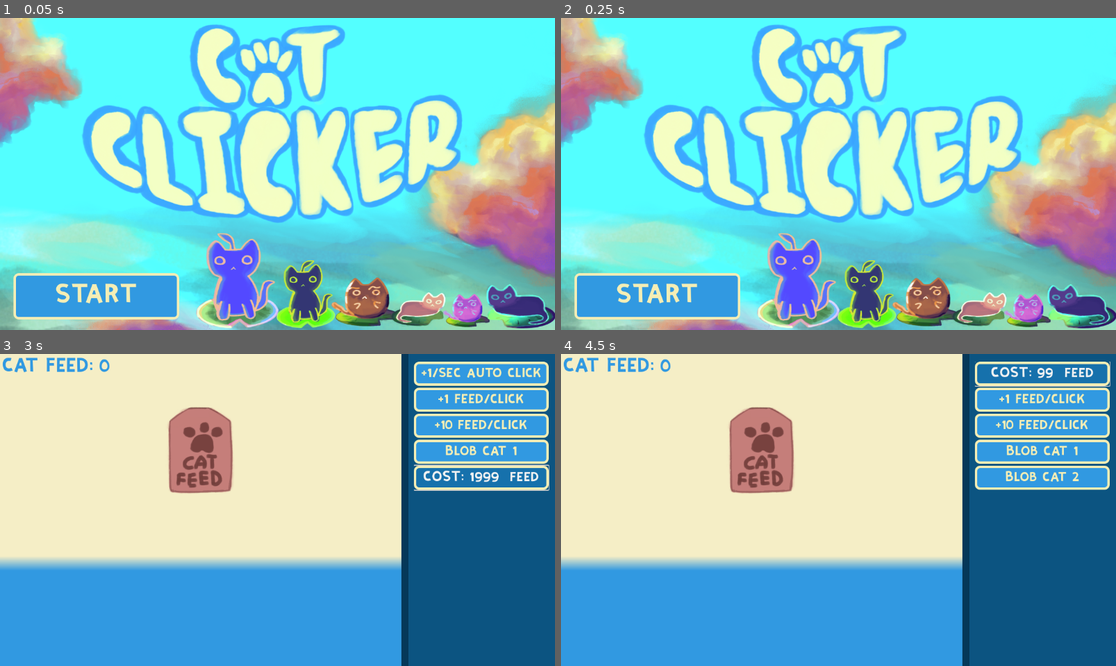
Above: before the commit, frames 1-4 (two rows, left to right).
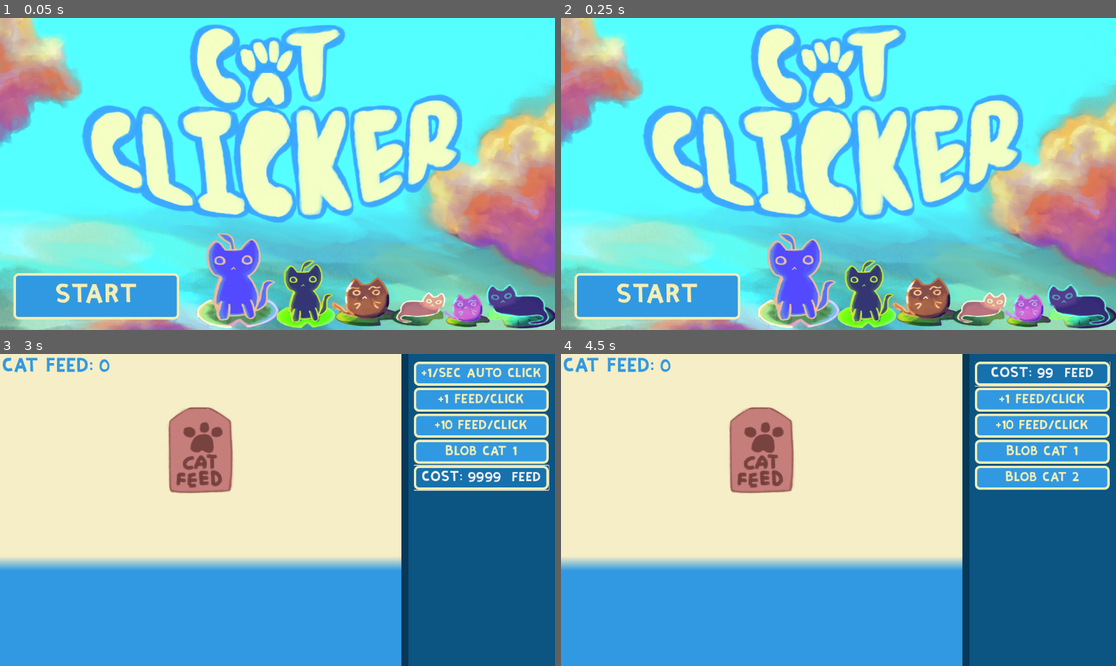
Above: after the commit, the same moments.

Repository: variidian/clicker-game
Game: Godot game, scene res://scenes/start_menu.tscn
The game is run twice, just before and just after one commit, with the same random seed, the same clock (stepped at 60 frames per second) and the same inputs.
Inputs:
- Up to frame 1 (0.05 s): no input
- Up to frame 2 (0.25 s): no input
- Up to frame 3 (3 s): click "START" at 0.5 s; click "+1 feed/click" at 1.25 s; click "COST: 10 feed" at 2 s; click "Blob cat 2" at 2.75 s
- Up to frame 4 (4.5 s): click "COST: 1999 feed" (after the commit: "COST: 9999 feed") at 3.5 s; click "+1/sec auto click" at 4.25 s

The runs differ from the first frame. In frame 1, less than 0.1% of the frame differs, in the area x 16-81%, y 6-60%; in frame 2, 2.5%, in the area x 14-84%, y 2-64%; in frame 3, 0.4%; in frame 4, nothing differs.

Commit message:
animation/frenzy multiplier event

Diff:
--- a/scenes/main_scene.gd
+++ b/scenes/main_scene.gd
@@ -17,8 +17,16 @@
 @onready var feeding_text = $Label2
 @onready var can_click := false
 @onready var tutorial = $tutorial
+@onready var in_frenzy := false
+@onready var frenzy_anim = $frenzy_animation
+@onready var frenzy_multiplier = 1
+@onready var frenzy_sprite = $frenzy
+@onready var frenzy_sprite2 = $frenzy1
+@onready var frenzy_timer = $frenzy_timer
 func _ready():
 	feeding_text.hide()
+	frenzy_sprite.hide()
+	frenzy_sprite2.hide()
 func _on_button_mouse_entered() -> void: #show price on hover
 	button.text = 'COST: 10  feed'
 func _on_button_mouse_exited() -> void:  #remove price after hover
@@ -41,9 +49,10 @@
 	cat_feed_count.text = "CAT FEED: " + str(clicky)
 	if can_click:
 		if Input.is_action_just_pressed("click"):
-			clicky += int(1) + int(additional_clicks)
+			clicky += (int(1) + int(additional_clicks)) * frenzy_multiplier
 			catfeed_animation.play("catfeed")
 			click.play()
+			chance_for_frenzy()
 
 
 
@@ -77,6 +86,18 @@
 		meow1.play()
 	if random_float >= 0.67:
 		meow2.play()
+func chance_for_frenzy():
+	var random_float = randf()
+	randomize()
+	if random_float <= 0.01:
+		do_frenzy()
+		in_frenzy = true
+func do_frenzy():
+	frenzy_anim.play("frenzy")
+	frenzy_multiplier = 2
+	frenzy_sprite.show()
+	frenzy_sprite2.show()
+	frenzy_timer.start()
 
 func _on_area_2d_mouse_entered() -> void:
 	can_click = true
@@ -96,14 +117,14 @@
 
 func _on_button_4_mouse_entered() -> void:
 	if not blobcat2_bought:
-			button4.text = "COST: 1999  feed"
+			button4.text = "COST: 9999  feed"
 	else:
 		button4.text = "BOUGHT"
 func _on_button_4_mouse_exited() -> void:
 	button4.text = "Blob cat 2"
 func _on_button_4_pressed() -> void:
-	if clicky >= 1999 and not blobcat2_bought:
-		clicky -= 1999
+	if clicky >= 9999 and not blobcat2_bought:
+		clicky -= 9999
 		blobcat2_animation.play("blobcat2_entry")
 		random_meow()
 		blobcat2_bought = true
@@ -130,3 +151,6 @@
 func _on_autoclick_timer_timeout() -> void:
 	clicky += autoclicker
 	click.play()
+
+func _on_frenzy_timer_timeout() -> void:
+	frenzy_multiplier = 1
--- a/scenes/main_scene.tscn
+++ b/scenes/main_scene.tscn
@@ -1,10 +1,12 @@
-[gd_scene load_steps=25 format=3 uid="uid://1dv6ilarv55s"]
+[gd_scene load_steps=30 format=3 uid="uid://1dv6ilarv55s"]
 
 [ext_resource type="Script" uid="uid://ih4sb51jg2l2" path="res://scenes/main_scene.gd" id="1_pw63i"]
 [ext_resource type="Theme" uid="uid://bodvmfg5g7y4n" path="res://assets/theme.tres" id="1_w2twt"]
 [ext_resource type="Texture2D" uid="uid://bbm8ihna3gjks" path="res://assets/blobcat1.png" id="3_7ykc4"]
 [ext_resource type="Texture2D" uid="uid://vdbwyw60vnmd" path="res://assets/cat_feed.png" id="4_pu3yx"]
 [ext_resource type="Texture2D" uid="uid://bgpngeaoshuw5" path="res://assets/blobcat2.png" id="5_gubc5"]
+[ext_resource type="Texture2D" uid="uid://bbr7utiwrid6n" path="res://assets/fre.png" id="6_c16ls"]
+[ext_resource type="Texture2D" uid="uid://bevwgiiego0cs" path="res://assets/nzy.png" id="7_18nlu"]
 
 [sub_resource type="StyleBoxFlat" id="StyleBoxFlat_pw63i"]
 bg_color = Color(0.9607843, 0.93333334, 0.7764706, 1)
@@ -184,6 +186,33 @@
 _data = {
 &"blobcat2_entry": SubResource("Animation_c16ls"),
 &"blobcat2_move": SubResource("Animation_c1pb6")
+}
+
+[sub_resource type="Animation" id="Animation_e1cbu"]
+length = 0.001
+tracks/0/type = "value"
+tracks/0/imported = false
+tracks/0/enabled = true
+tracks/0/path = NodePath("Label2:visible_ratio")
+tracks/0/interp = 1
+tracks/0/loop_wrap = true
+tracks/0/keys = {
+"times": PackedFloat32Array(0),
+"transitions": PackedFloat32Array(1),
+"update": 0,
+"values": [0.0]
+}
+tracks/1/type = "value"
+tracks/1/imported = false
+tracks/1/enabled = true
+tracks/1/path = NodePath("Label2:modulate")
+tracks/1/interp = 1
+tracks/1/loop_wrap = true
+tracks/1/keys = {
+"times": PackedFloat32Array(0),
+"transitions": PackedFloat32Array(1),
+"update": 0,
+"values": [Color(1, 1, 1, 0)]
 }
 
 [sub_resource type="Animation" id="Animation_6wevv"]
@@ -214,37 +243,119 @@
 "values": [Color(1, 1, 1, 0), Color(1, 1, 1, 1), Color(1, 1, 1, 1), Color(1, 1, 1, 0)]
 }
 
-[sub_resource type="Animation" id="Animation_e1cbu"]
-length = 0.001
-tracks/0/type = "value"
-tracks/0/imported = false
-tracks/0/enabled = true
-tracks/0/path = NodePath("Label2:visible_ratio")
-tracks/0/interp = 1
-tracks/0/loop_wrap = true
-tracks/0/keys = {
-"times": PackedFloat32Array(0),
-"transitions": PackedFloat32Array(1),
-"update": 0,
-"values": [0.0]
-}
-tracks/1/type = "value"
-tracks/1/imported = false
-tracks/1/enabled = true
-tracks/1/path = NodePath("Label2:modulate")
-tracks/1/interp = 1
-tracks/1/loop_wrap = true
-tracks/1/keys = {
-"times": PackedFloat32Array(0),
-"transitions": PackedFloat32Array(1),
-"update": 0,
-"values": [Color(1, 1, 1, 0)]
-}
-
 [sub_resource type="AnimationLibrary" id="AnimationLibrary_mngbo"]
 _data = {
 &"RESET": SubResource("Animation_e1cbu"),
 &"blobcat_feeding": SubResource("Animation_6wevv")
+}
+
+[sub_resource type="Animation" id="Animation_mngbo"]
+resource_name = "frenzy"
+length = 1.5
+tracks/0/type = "value"
+tracks/0/imported = false
+tracks/0/enabled = true
+tracks/0/path = NodePath("frenzy:position")
+tracks/0/interp = 1
+tracks/0/loop_wrap = true
+tracks/0/keys = {
+"times": PackedFloat32Array(0, 0.56666666, 1.5),
+"transitions": PackedFloat32Array(1, 1, 1),
+"update": 0,
+"values": [Vector2(420, 540), Vector2(425, 351), Vector2(420, 540)]
+}
+tracks/1/type = "value"
+tracks/1/imported = false
+tracks/1/enabled = true
+tracks/1/path = NodePath("frenzy1:position")
+tracks/1/interp = 1
+tracks/1/loop_wrap = true
+tracks/1/keys = {
+"times": PackedFloat32Array(0, 0.53333336, 1.5),
+"transitions": PackedFloat32Array(1, 1, 1),
+"update": 0,
+"values": [Vector2(431, 62), Vector2(438, 345), Vector2(431, 62)]
+}
+tracks/2/type = "value"
+tracks/2/imported = false
+tracks/2/enabled = true
+tracks/2/path = NodePath("frenzy:modulate")
+tracks/2/interp = 1
+tracks/2/loop_wrap = true
+tracks/2/keys = {
+"times": PackedFloat32Array(0, 0.5, 1.5),
+"transitions": PackedFloat32Array(1, 1, 1),
+"update": 0,
+"values": [Color(1, 1, 1, 0), Color(1, 1, 1, 1), Color(1, 1, 1, 0)]
+}
+tracks/3/type = "value"
+tracks/3/imported = false
+tracks/3/enabled = true
+tracks/3/path = NodePath("frenzy1:modulate")
+tracks/3/interp = 1
+tracks/3/loop_wrap = true
+tracks/3/keys = {
+"times": PackedFloat32Array(0, 0.5, 1.5),
+"transitions": PackedFloat32Array(1, 1, 1),
+"update": 0,
+"values": [Color(1, 1, 1, 0), Color(1, 1, 1, 1), Color(1, 1, 1, 0)]
+}
+
+[sub_resource type="Animation" id="Animation_4w45t"]
+length = 0.001
+tracks/0/type = "value"
+tracks/0/imported = false
+tracks/0/enabled = true
+tracks/0/path = NodePath("frenzy:position")
+tracks/0/interp = 1
+tracks/0/loop_wrap = true
+tracks/0/keys = {
+"times": PackedFloat32Array(0),
+"transitions": PackedFloat32Array(1),
+"update": 0,
+"values": [Vector2(420, 540)]
+}
+tracks/1/type = "value"
+tracks/1/imported = false
+tracks/1/enabled = true
+tracks/1/path = NodePath("frenzy1:position")
+tracks/1/interp = 1
+tracks/1/loop_wrap = true
+tracks/1/keys = {
+"times": PackedFloat32Array(0),
+"transitions": PackedFloat32Array(1),
+"update": 0,
+"values": [Vector2(431, 62)]
+}
+tracks/2/type = "value"
+tracks/2/imported = false
+tracks/2/enabled = true
+tracks/2/path = NodePath("frenzy:modulate")
+tracks/2/interp = 1
+tracks/2/loop_wrap = true
+tracks/2/keys = {
+"times": PackedFloat32Array(0),
+"transitions": PackedFloat32Array(1),
+"update": 0,
+"values": [Color(1, 1, 1, 0)]
+}
+tracks/3/type = "value"
+tracks/3/imported = false
+tracks/3/enabled = true
+tracks/3/path = NodePath("frenzy1:modulate")
+tracks/3/interp = 1
+tracks/3/loop_wrap = true
+tracks/3/keys = {
+"times": PackedFloat32Array(0),
+"transitions": PackedFloat32Array(1),
+"update": 0,
+"values": [Color(1, 1, 1, 1)]
+}
+
+[sub_resource type="AnimationLibrary" id="AnimationLibrary_4w45t"]
+_data = {
+&"RESET": SubResource("Animation_4w45t"),
+&"frenzy": SubResource("Animation_mngbo")
 }
 
 [node name="main_scene" type="Node2D"]
@@ -398,6 +509,24 @@
 back. "
 visible_characters = 0
 visible_ratio = 0.0
+
+[node name="frenzy_animation" type="AnimationPlayer" parent="."]
+libraries = {
+&"": SubResource("AnimationLibrary_4w45t")
+}
+
+[node name="frenzy" type="Sprite2D" parent="."]
+modulate = Color(1, 1, 1, 0)
+position = Vector2(420, 540)
+texture = ExtResource("6_c16ls")
+
+[node name="frenzy1" type="Sprite2D" parent="."]
+position = Vector2(431, 62)
+texture = ExtResource("7_18nlu")
+
+[node name="frenzy_timer" type="Timer" parent="."]
+wait_time = 60.0
+one_shot = true
 
 [connection signal="mouse_entered" from="ScrollContainer/VBoxContainer/autoclick_purchase" to="." method="_on_autoclick_purchase_mouse_entered"]
 [connection signal="mouse_exited" from="ScrollContainer/VBoxContainer/autoclick_purchase" to="." method="_on_autoclick_purchase_mouse_exited"]
@@ -421,3 +550,4 @@
 [connection signal="mouse_entered" from="blobcat2/meow2d" to="." method="_on_meow_2d_mouse_entered"]
 [connection signal="animation_finished" from="blobcat2_animation" to="." method="_on_blobcat_2_animation_animation_finished"]
 [connection signal="timeout" from="autoclick_timer" to="." method="_on_autoclick_timer_timeout"]
+[connection signal="timeout" from="frenzy_timer" to="." method="_on_frenzy_timer_timeout"]
--- a/scenes/start_menu.tscn
+++ b/scenes/start_menu.tscn
@@ -13,35 +13,6 @@
 
 [sub_resource type="RectangleShape2D" id="RectangleShape2D_fcv5n"]
 size = Vector2(65, 148)
-
-[sub_resource type="Animation" id="Animation_4v6gu"]
-resource_name = "logo"
-length = 16.0
-loop_mode = 2
-tracks/0/type = "value"
-tracks/0/imported = false
-tracks/0/enabled = true
-tracks/0/path = NodePath("Sprite2D2:scale")
-tracks/0/interp = 1
-tracks/0/loop_wrap = true
-tracks/0/keys = {
-"times": PackedFloat32Array(0, 6.1, 8.9, 14.933333),
-"transitions": PackedFloat32Array(1, 1, 1, 1),
-"update": 0,
-"values": [Vector2(1, 0.9814816), Vector2(0.9, 0.9), Vector2(0.9, 0.9), Vector2(1.1, 1.1)]
-}
-tracks/1/type = "value"
-tracks/1/imported = false
-tracks/1/enabled = true
-tracks/1/path = NodePath("Sprite2D2:rotation")
-tracks/1/interp = 1
-tracks/1/loop_wrap = true
-tracks/1/keys = {
-"times": PackedFloat32Array(0, 6.1666665, 8.9, 14.9),
-"transitions": PackedFloat32Array(1, 1, 1, 1),
-"update": 0,
-"values": [0.0, 0.13962634015954636, 0.13962634015954636, -0.08212806]
-}
 
 [sub_resource type="Animation" id="Animation_nxjfj"]
 length = 0.001
@@ -70,11 +41,43 @@
 "values": [0.0]
 }
 
+[sub_resource type="Animation" id="Animation_4v6gu"]
+resource_name = "logo"
+length = 0.67
+tracks/0/type = "value"
+tracks/0/imported = false
+tracks/0/enabled = true
+tracks/0/path = NodePath("Sprite2D2:scale")
+tracks/0/interp = 1
+tracks/0/loop_wrap = true
+tracks/0/keys = {
+"times": PackedFloat32Array(0, 0.3, 0.43333334, 0.6666667),
+"transitions": PackedFloat32Array(1, 1, 1, 1),
+"update": 0,
+"values": [Vector2(1, 0.9814816), Vector2(0.9, 0.9), Vector2(0.9, 0.9), Vector2(1.1, 1.1)]
+}
+tracks/1/type = "value"
+tracks/1/imported = false
+tracks/1/enabled = true
+tracks/1/path = NodePath("Sprite2D2:rotation")
+tracks/1/interp = 1
+tracks/1/loop_wrap = true
+tracks/1/keys = {
+"times": PackedFloat32Array(0, 0.33333334, 0.46666667, 0.6666667),
+"transitions": PackedFloat32Array(1, 1, 1, 1),
+"update": 0,
+"values": [0.0, 0.13962634015954636, 0.13962634015954636, -0.08212806]
+}
+
 [sub_resource type="AnimationLibrary" id="AnimationLibrary_u4qax"]
 _data = {
 &"RESET": SubResource("Animation_nxjfj"),
 &"logo": SubResource("Animation_4v6gu")
 }
+
+[sub_resource type="CapsuleShape2D" id="CapsuleShape2D_h61rw"]
+radius = 220.0
+height = 814.0
 
 [node name="start-menu" type="Node2D"]
 script = ExtResource("1_m7x51")
@@ -128,5 +131,13 @@
 &"": SubResource("AnimationLibrary_u4qax")
 }
 
+[node name="Area2D2" type="Area2D" parent="."]
+
+[node name="CollisionShape2D" type="CollisionShape2D" parent="Area2D2"]
+position = Vector2(590, 201.99997)
+rotation = 1.5773876
+shape = SubResource("CapsuleShape2D_h61rw")
+
 [connection signal="pressed" from="Button" to="." method="_on_button_pressed"]
 [connection signal="mouse_entered" from="Area2D" to="." method="_on_area_2d_mouse_entered"]
+[connection signal="mouse_entered" from="Area2D2" to="." method="_on_area_2d_2_mouse_entered"]
--- a/scripts/start_menu.gd
+++ b/scripts/start_menu.gd
@@ -1,7 +1,6 @@
 extends Node2D
 @onready var animation = $AnimationPlayer
-func _ready():
-	animation.play("logo")
+
 func _on_button_pressed() -> void: #start game button
 	click.play()
 	get_tree().change_scene_to_file("res://scenes/main_scene.tscn")
@@ -16,3 +15,7 @@
 		meow1.play()
 	if random_float >= 0.67:
 		meow2.play()
+
+
+func _on_area_2d_2_mouse_entered() -> void: #logo shake on hover
+	animation.play("logo")
Binary file added: assets/fre.png
Not shown, added: assets/fre.png.import
Binary file added: assets/nzy.png
Not shown, added: assets/nzy.png.import
Not shown: 1 places in scenes/start_menu.tscn that only renumber resources
